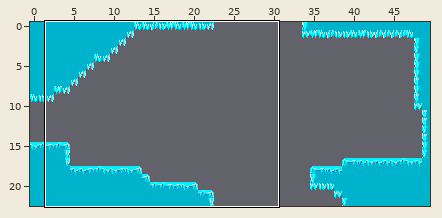
Tiled map (JSON), stored at res/maps/peak-cave end.json. Above, an overview of the earlier version with the close-up marked.
Close-up. Old version:
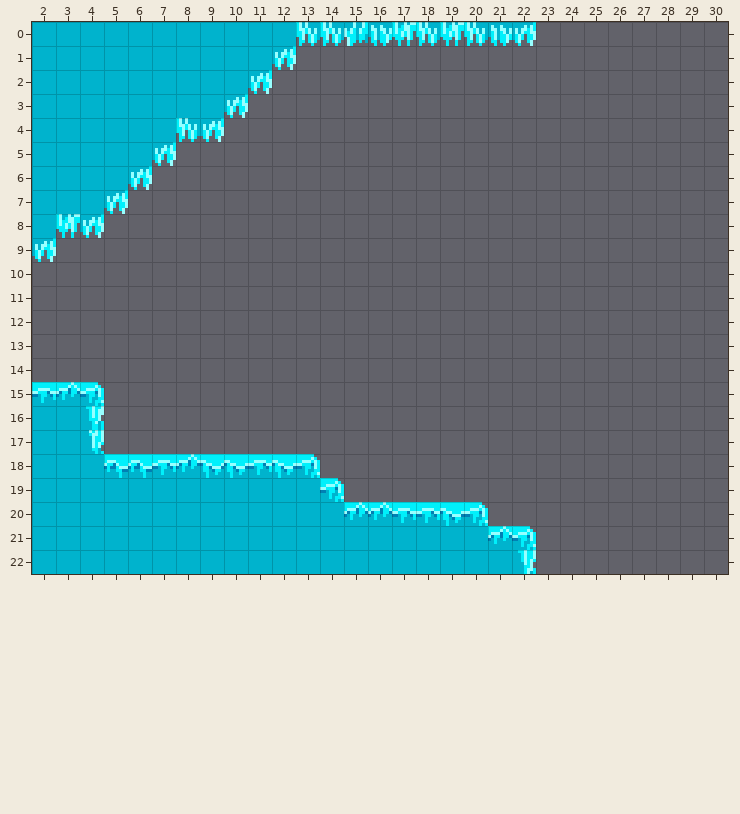
Cells are 8x8 px. Shown: x 2..30, y 0..22. The commit also changed other parts of the map, which this record leaves out.
The result:
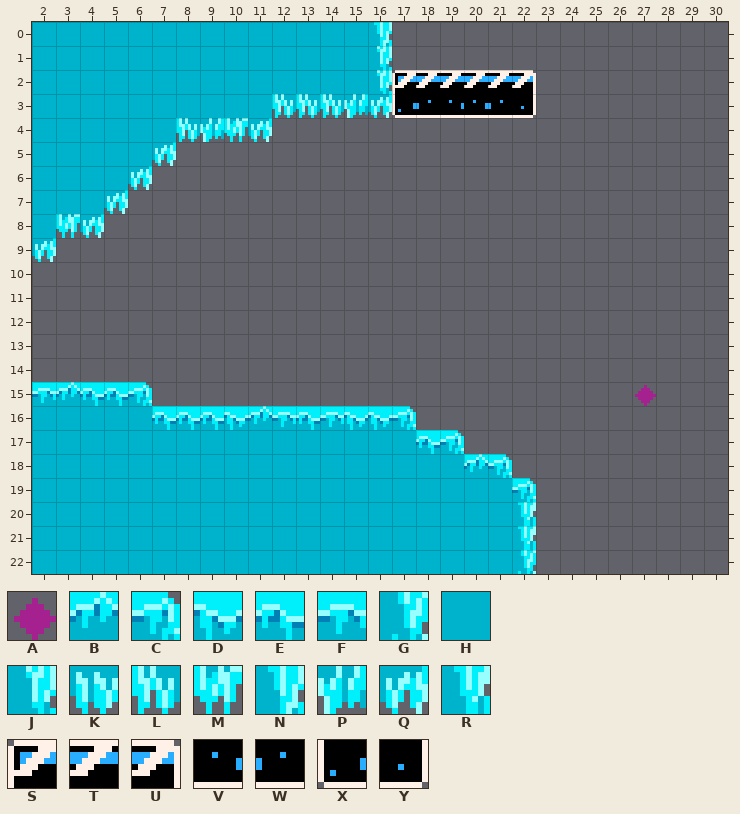
Key: from "info tiles": A 9; from "tileset": B 97, C 98, D 99, E 100, F 101, G 103, H 104, J 110, K 111, L 112, M 113, N 115, P 121, Q 122, R 127, S 384, T 385, U 386, V 399, W 401, X 408, Y 410.
_ is an empty cell.
Difference:
Layer "Tile Layer 1":
y 0: x 13..22 LLPKMLMLKQ -> HHHN______
y 1: x 12..16 Q____ -> HHHHJ
y 2: x 11..22 Q___________ -> HHHHHJSTTTTU
y 3: x 10..22 Q____________ -> HHLLLPQXWVVWY
y 4: x 9..11 Q__ -> PMQ
y 15: x 4..6 C__ -> EEC; x 27 _ -> A
y 16: x 4..17 R_____________ -> HHHEEEDBFEFDDC
y 17: x 4..19 J_______________ -> HHHHHHHHHHHHHHEC
y 18: x 5..21 EEFBDDFDC________ -> HHHHHHHHHHHHHHHBC
y 19: x 14..22 C________ -> HHHHHHHHC
y 20: x 15..22 BBFFDC__ -> HHHHHHHR
y 21: x 21..22 BC -> HR
y 22: x 22 N -> G
Where, in picture pixels (left, top, right, bottom), the same in both close-ups:
changed: (200, 22, 536, 142)
changed: (83, 382, 536, 574)
added: (635, 385, 656, 406)
